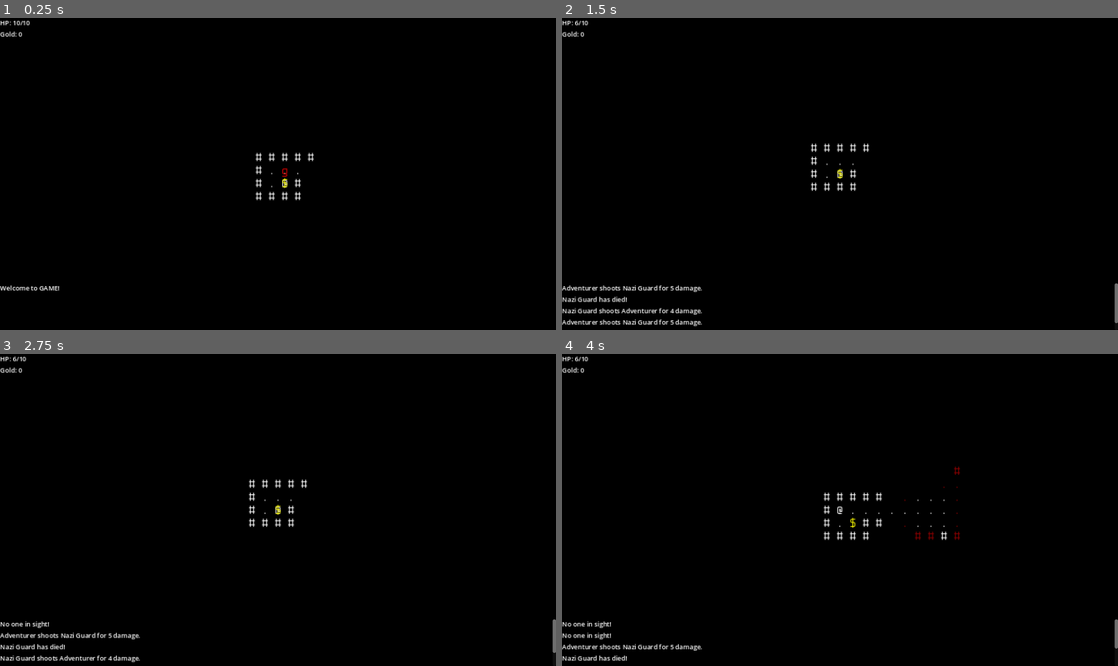
Above: before the commit, frames 1-4 (two rows, left to right).
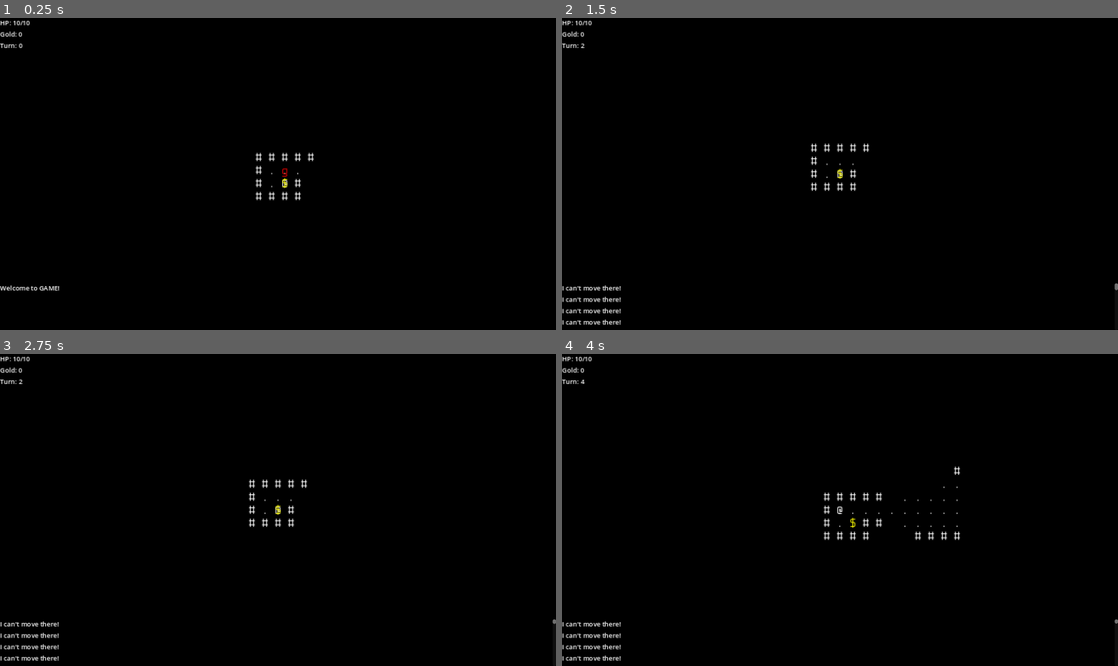
Above: after the commit, the same moments.

Repository: ElPresidentePoole/godot-rl
Game: Godot game, scene res://scenes/dungeon.tscn
The game is run twice, just before and just after one commit, with the same random seed, the same clock (stepped at 60 frames per second) and the same inputs.
Inputs:
- Up to frame 1 (0.25 s): no input
- Up to frame 2 (1.5 s): hold D (move_east) 0.53-1.28 s; hold F (fire_at_nearest_mob) 0.53-1.28 s; tap Enter at 1.25 s; hold S (move_south) from 1.28 s (still down); tap F (fire_at_nearest_mob) at 1.35 s
- Up to frame 3 (2.75 s): tap Space at 2 s; release S (move_south) at 2.03 s; hold D (move_east) from 2.03 s (still down); hold F (fire_at_nearest_mob) from 2.03 s (still down)
- Up to frame 4 (4 s): tap Enter at 2.75 s; release D (move_east) at 2.78 s; release F (fire_at_nearest_mob) at 2.78 s; hold W (move_north) 2.78-3.53 s; tap F (fire_at_nearest_mob) at 2.85 s; tap Space at 3.5 s; hold A (move_west) from 3.53 s (still down); hold F (fire_at_nearest_mob) from 3.53 s (still down)

The runs differ from the first frame. In frame 1, less than 0.1% of the frame differs, in the area x 0-5%, y 8-10%; in frame 2, 1.1%, in the area x 0-100%, y 0-99%; in frame 3, 0.9%; in frame 4, 0.9%.

Commit message:
actions refactor

Diff:
--- a/scenes/HUDLayer.gd
+++ b/scenes/HUDLayer.gd
@@ -2,6 +2,7 @@
 
 @onready var hp_label: Label = $Labels/HP
 @onready var gold_label: Label = $Labels/Gold
+@onready var turn_label: Label = $Labels/Turn
 @onready var log_container: ScrollContainer = $LogContainer
 
 # Called when the node enters the scene tree for the first time.
--- a/scenes/dungeon.gd
+++ b/scenes/dungeon.gd
@@ -16,6 +16,7 @@
 @onready var player_mrpas: MRPAS = cellmap.build_mrpas_from_map()
 var player_seen_tiles: Array[Vector2] = [] # TODO
 var mob_mrpas_map: Dictionary = {}
+@onready var turn_count: int = 0
 
 func visualize_projectile(from: Vector2, to: Vector2) -> void:
 	""" spawns a node to go from "from" to "to".  uses absolute positioning! """
@@ -64,8 +65,7 @@
 	var cid: int = cellmap.get_cell_id(m.position)
 	astar.set_point_disabled(cid)
 	mob_mrpas_map[m] = cellmap.build_mrpas_from_map()
-	m.connect('request_to_attack', func(perp):
-		attack(perp, player))
+	m.connect('perform_game_action', _on_perform_game_action)
 	m.mortality.connect('died', func(poor_schmuck):
 		var cell_died_at = astar.get_closest_point(poor_schmuck.position, true)
 		poor_schmuck.queue_free()
@@ -131,6 +131,7 @@
 			var gy = l.room.position.y + 1 + randi() % int(l.room.size.y - 2)
 			spawn_mob(gx, gy, ['wizard', 'officer', 'guard'][randi() % 3])
 	update_player_fov(player.position)
+	player.hud.turn_label.text = 'Turn: {t}'.format({'t': turn_count})
 
 # Called every frame. 'delta' is the elapsed time since the previous frame.
 func _process(delta) -> void:
@@ -154,29 +155,64 @@
 	for m in mobs.get_children():
 		if not m.is_queued_for_deletion():
 			update_mob_fov(m)
-			m.do_turn_behavior(astar, mob_mrpas_map[m], cellmap, player_state)
+			m.do_turn_behavior(astar, mob_mrpas_map[m], cellmap, player_state, player)
 	update_player_fov(player_state['new_position'])
-
-func _on_player_request_to_move(dv):
-	dv *= cellmap.CELL_SIZE
-	var col_point = player.position+dv
-	if astar.is_point_disabled(cellmap.get_cell_id(col_point)):
-		var mob_bumped_into = find_mob_by_position(col_point)
-		if mob_bumped_into:
-			attack(player, mob_bumped_into)
-			process_turn({ 'new_position': player.position })
-			# wait an entire second before allowing us to "move" again, as move's delay is 0.1 seconds
-			player.ready_to_move = false
-			await get_tree().create_timer(0.5).timeout
-			player.ready_to_move = true
-	else:
-		player.move(dv)
-		process_turn({ 'new_position': player.position+dv })
-
-
-func _on_player_fire_at_nearest_mob():
-	# TODO: range
-	if player.ready_to_move:
+	turn_count += 1
+	player.hud.turn_label.text = 'Turn: {t}'.format({'t': turn_count})
+
+#func _on_player_request_to_move(dv):
+#	dv *= cellmap.CELL_SIZE
+#	var col_point = player.position+dv
+#	if astar.is_point_disabled(cellmap.get_cell_id(col_point)):
+#		var mob_bumped_into = find_mob_by_position(col_point)
+#		if mob_bumped_into:
+#			attack(player, mob_bumped_into)
+#			process_turn({ 'new_position': player.position })
+#			# wait an entire second before allowing us to "move" again, as move's delay is 0.1 seconds
+#			player.ready_to_move = false
+#			await get_tree().create_timer(0.5).timeout
+#			player.ready_to_move = true
+#	else:
+#		player.move(dv)
+#		process_turn({ 'new_position': player.position+dv })
+#
+#
+#func _on_player_fire_at_nearest_mob():
+#	# TODO: range
+#	if player.ready_to_move:
+#		var mobs_to_distance_map: Dictionary = {}
+#		for m in mobs.get_children():
+#			if player_mrpas.is_in_view(cellmap.world_pos_to_cell(m.position)):
+#				mobs_to_distance_map[m] = len(astar.get_point_path(astar.get_closest_point(m.position, true), astar.get_closest_point(player.position, true)))
+#		if len(mobs_to_distance_map) > 0:
+#			var closest_mob = mobs_to_distance_map.keys()[0]
+#			for m in mobs_to_distance_map:
+#				if mobs_to_distance_map[m] < mobs_to_distance_map[closest_mob]:
+#					closest_mob = m
+#			if mobs_to_distance_map[closest_mob] <= player.weapon.attack_range+1:
+#				attack(player, closest_mob)
+#				process_turn({'new_position': player.position})
+#			else:
+#				player.hud.log_container.add_entry('Out of range!')
+#		else:
+#			player.hud.log_container.add_entry('No one in sight!')
+
+
+func _on_perform_game_action(action, data):
+	var action_successful: bool = false
+	if data['actor'] == player and not player.ready_to_act:
+		return
+	if action == GameAction.Actions.ATTACK:
+		attack(data['actor'], data['victim'])
+		action_successful = true
+	elif action == GameAction.Actions.MOVE:
+		var pos_final: Vector2 = data['actor'].position + cellmap.cell_pos_to_world(data['dv'])
+		if astar.is_point_disabled(astar.get_closest_point(pos_final, true)): # TODO: may need to check if they're connected too!
+			player.hud.log_container.add_entry("I can't move there!")
+		else:
+			data['actor'].move(astar, cellmap, pos_final)
+			action_successful = true
+	elif action == GameAction.Actions.AIM:
 		var mobs_to_distance_map: Dictionary = {}
 		for m in mobs.get_children():
 			if player_mrpas.is_in_view(cellmap.world_pos_to_cell(m.position)):
@@ -188,8 +224,16 @@
 					closest_mob = m
 			if mobs_to_distance_map[closest_mob] <= player.weapon.attack_range+1:
 				attack(player, closest_mob)
-				process_turn({'new_position': player.position})
+				player.emit_signal('perform_game_action', GameAction.Actions.ATTACK, { 'actor': player, 'victim': closest_mob })
+				action_successful = true
 			else:
 				player.hud.log_container.add_entry('Out of range!')
 		else:
 			player.hud.log_container.add_entry('No one in sight!')
+	elif action == GameAction.Actions.WAIT:
+		action_successful = true # I mean, what else is there to do?
+
+	if action_successful and data['actor'] == player:
+		player.ready_to_act = false
+		player.action_cooldown_timer.start()
+		process_turn({ 'new_position': player.position })
--- a/scenes/dungeon.tscn
+++ b/scenes/dungeon.tscn
@@ -15,5 +15,4 @@
 
 [node name="Player" parent="." instance=ExtResource("3_txnym")]
 
-[connection signal="fire_at_nearest_mob" from="Player" to="." method="_on_player_fire_at_nearest_mob"]
-[connection signal="request_to_move" from="Player" to="." method="_on_player_request_to_move"]
+[connection signal="perform_game_action" from="Player" to="." method="_on_perform_game_action"]
--- a/scenes/gameaction.gd
+++ b/scenes/gameaction.gd
@@ -1,4 +1,5 @@
 class_name GameAction extends Node
+
 
 enum Actions {
 	MOVE,
--- a/scenes/mob.gd
+++ b/scenes/mob.gd
@@ -7,7 +7,8 @@
 @onready var mortality: Mortality = $Mortality
 @onready var weapon: Weapon = $Weapon
 @onready var label: Label = $Label
-signal request_to_attack(perp)
+
+signal perform_game_action(action: GameAction.Actions, data: Dictionary)
 
 # Called when the node enters the scene tree for the first time.
 func _ready() -> void:
@@ -49,24 +50,27 @@
 #		astar.set_point_disabled(cellmap.get_cell_id(path[1]), true)
 #		await create_tween().tween_property(self, 'position', path[1], 0.1).finished
 
-func do_turn_behavior(astar: AStar2D, mrpas: MRPAS, cellmap: Node2D, new_player_state: Dictionary) -> void:
+func move(astar: AStar2D, cellmap: Node2D, dest: Vector2) -> void:
+	astar.set_point_disabled(cellmap.get_cell_id(position), false)
+	astar.set_point_disabled(cellmap.get_cell_id(dest), true)
+	await create_tween().tween_property(self, 'position', dest, 0.1).finished
+
+func do_turn_behavior(astar: AStar2D, mrpas: MRPAS, cellmap: Node2D, new_player_state: Dictionary, player: Node2D) -> void:
 	if mrpas.is_in_view(cellmap.world_pos_to_cell(new_player_state['new_position'])):
 		last_seen = new_player_state['new_position']
 		var closest: int = astar.get_closest_point(last_seen)
 		var path: PackedVector2Array = astar.get_point_path(cellmap.get_cell_id(position), closest)
-#		move(astar, cellmap, last_seen)
-		if len(path) > weapon.attack_range and path[1] != last_seen:
-			astar.set_point_disabled(cellmap.get_cell_id(position), false)
-			astar.set_point_disabled(cellmap.get_cell_id(path[1]), true)
-			await create_tween().tween_property(self, 'position', path[1], 0.1).finished
+		if len(path) > weapon.attack_range:
+			var dv: Vector2 = cellmap.world_pos_to_cell(path[1]-position) # yeah we're gonna convert this absolute position to a delta just to convert it back 🙃
+			emit_signal("perform_game_action", GameAction.Actions.MOVE, {'actor': self, 'dv': dv})
 		elif last_seen in path.slice(1, weapon.attack_range):
-			emit_signal('request_to_attack', self)
+			emit_signal("perform_game_action", GameAction.Actions.ATTACK, {'actor': self, 'victim': player})
 	elif last_seen:
 		var closest: int = astar.get_closest_point(last_seen)
 		var path: PackedVector2Array = astar.get_point_path(cellmap.get_cell_id(position), closest)
 		if len(path) > 1 and path[1] != last_seen:
-			astar.set_point_disabled(cellmap.get_cell_id(position), false)
-			astar.set_point_disabled(cellmap.get_cell_id(path[1]), true)
-			await create_tween().tween_property(self, 'position', path[1], 0.1).finished
-#	elif last_seen != null and last_seen != cellmap.world_pos_to_cell(position):
-#		move(new_player_state['new_position'])
+			var dv: Vector2 = cellmap.world_pos_to_cell(path[1]-position)
+			emit_signal("perform_game_action", GameAction.Actions.MOVE, {'actor': self, 'dv': dv})
+			#astar.set_point_disabled(cellmap.get_cell_id(position), false)
+			#astar.set_point_disabled(cellmap.get_cell_id(path[1]), true)
+			#await create_tween().tween_property(self, 'position', path[1], 0.1).finished
--- a/scenes/player.gd
+++ b/scenes/player.gd
@@ -8,16 +8,12 @@
 @onready var hud: CanvasLayer = $HUDLayer
 @onready var mortality: Mortality = $Mortality
 @onready var weapon: Weapon = $Weapon
+@onready var action_cooldown_timer: Timer = $ActionCooldownTimer
 var mob_name: String = "Adventurer"
 
-# XXX: should there be a "player_state" function or something that returns stuff
-# like where the player is in CellMap turns and stuff?  maybe have a signal like
-# turn_taken(new_player_state)?
+signal perform_game_action(action: GameAction.Actions, data: Dictionary)
 
-signal request_to_move(dv: Vector2)
-signal fire_at_nearest_mob()
-
-var ready_to_move: bool = true
+var ready_to_act: bool = true
 var gold: int = 0
 var moving: Globals.MovementDirection = Globals.MovementDirection.NONE
 
@@ -41,7 +37,7 @@
 		hpl.text = build_hplabel_text())
 
 func handle_movement() -> void:
-	if not ready_to_move:
+	if not ready_to_act:
 		return
 
 	var dv: Vector2 = Vector2()
@@ -57,7 +53,7 @@
 		dv = Vector2.ZERO
 
 	if dv != Vector2.ZERO:
-		emit_signal('request_to_move', dv)
+		emit_signal("perform_game_action", GameAction.Actions.MOVE, {'actor': self, 'dv': dv})
 
 func pickup_items_below_me() -> void:
 	for item in here_area.get_overlapping_areas():
@@ -67,10 +63,8 @@
 		hud.gold_label.text = build_goldlabel_text()
 		hud.log_container.add_entry("You pick up {amount} gold.".format({'amount': item.value}))
 
-func move(dv: Vector2) -> void:
-	ready_to_move = false
-	await create_tween().tween_property(self, 'position', position+dv, 0.1).finished
-	ready_to_move = true
+func move(_astar: AStar2D, _cellmap: Node2D, dest: Vector2) -> void:
+	await create_tween().tween_property(self, 'position', dest, 0.1).finished
 	pickup_items_below_me()
 
 func _unhandled_input(event: InputEvent) -> void:
@@ -85,7 +79,7 @@
 	elif event.is_action_pressed("fire_at_nearest_mob"):
 		# TODO: wait a bit, also we're spamming shots
 		# are we firing too fast or what?  we just insta-vaporize mobs
-		emit_signal('fire_at_nearest_mob')
+		emit_signal("perform_game_action", GameAction.Actions.AIM, {'actor': self})
 
 	if event.is_action_released("move_north") and moving == Globals.MovementDirection.NORTH \
 		or event.is_action_released("move_south") and moving == Globals.MovementDirection.SOUTH \
@@ -96,3 +90,7 @@
 # Called every frame. 'delta' is the elapsed time since the previous frame.
 func _process(delta) -> void:
 	handle_movement()
+
+
+func _on_action_cooldown_timer_timeout():
+	ready_to_act = true
--- a/scenes/player.tscn
+++ b/scenes/player.tscn
@@ -69,6 +69,10 @@
 layout_mode = 2
 text = "Gold: ?"
 
+[node name="Turn" type="Label" parent="HUDLayer/Labels"]
+layout_mode = 2
+text = "Turn: ?"
+
 [node name="LogContainer" type="ScrollContainer" parent="HUDLayer"]
 anchors_preset = 12
 anchor_top = 1.0
@@ -99,3 +103,9 @@
 
 [node name="Weapon" type="Node" parent="."]
 script = ExtResource("5_g7kw1")
+
+[node name="ActionCooldownTimer" type="Timer" parent="."]
+wait_time = 0.2
+one_shot = true
+
+[connection signal="timeout" from="ActionCooldownTimer" to="." method="_on_action_cooldown_timer_timeout"]
